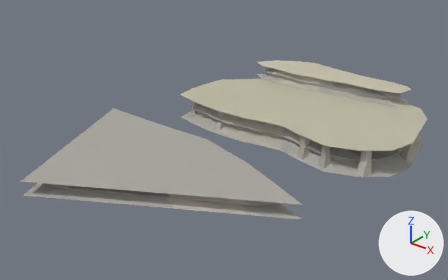
Two versions of the glTF model art-source/valoria/production/rock-terrain-family-v1/RockTerrainFamilyV1.glb, one commit apart.
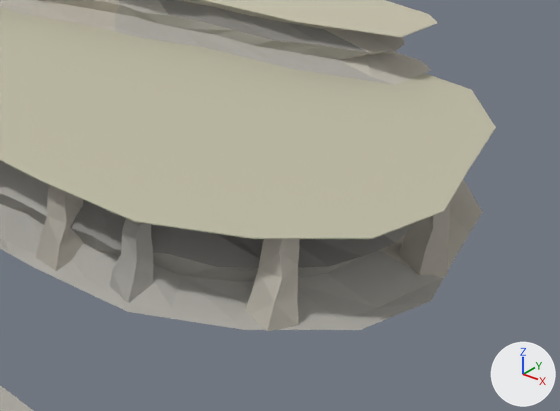
The first picture shows the older version from a 50 mm camera at (82.7, -136.8, 65.8) aimed at (-6.5, -25.3, -3.3). The close-ups show the older and then the newer version on the part from 64% to 100% of the width and 30% to 71% of the height of that picture. Only the edits that show in the close-ups are written down. Lighting does not change. The marker at lower right points along +X, +Y and +Z.

Names of what the first close-up shows: 'CliffShoulder_3', 'CliffShoulder_4', 'CliffShoulder_5', 'CliffShoulder_6', 'MainPlatform', 'PlayableGround', 'UpperTerraceCliff', 'UpperTerraceGround' and 1 more.
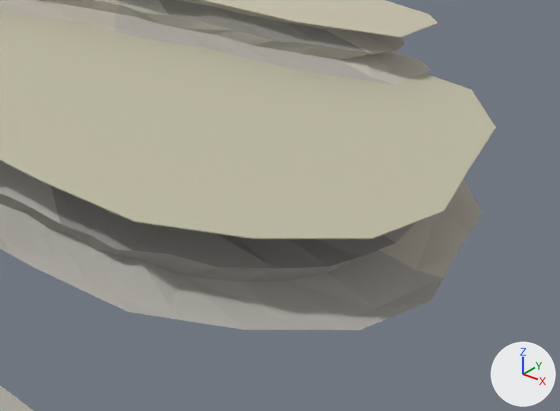
Location of each change, (x1, y1, x2, y2) in pixels of the close-ups (560 x 411 px):
'CliffShoulder_5', deleted
    before: (245, 239, 300, 331)
'CliffShoulder_3', deleted
    before: (35, 185, 84, 271)
'CliffShoulder_4', deleted
    before: (110, 218, 153, 303)
'CliffShoulder_6', deleted
    before: (398, 204, 450, 276)

What changed in the scene script:
```text
Remove ob_cliffshoulder_3:
    ob_cliffshoulder_3 = bpy.data.objects.new('CliffShoulder_3', me_cliffshoulder_3_rockbuttress_authored)
    ob_cliffshoulder_3.location = (0.0, 0.0, 0.0)
Remove ob_cliffshoulder_4:
    ob_cliffshoulder_4 = bpy.data.objects.new('CliffShoulder_4', me_cliffshoulder_4_rockbuttress_authored)
    ob_cliffshoulder_4.location = (0.0, 0.0, 0.0)
Remove ob_cliffshoulder_5:
    ob_cliffshoulder_5 = bpy.data.objects.new('CliffShoulder_5', me_cliffshoulder_5_rockbuttress_authored)
    ob_cliffshoulder_5.location = (0.0, 0.0, 0.0)
Remove ob_cliffshoulder_6:
    ob_cliffshoulder_6 = bpy.data.objects.new('CliffShoulder_6', me_cliffshoulder_6_rockbuttress_authored)
    ob_cliffshoulder_6.location = (0.0, 0.0, 0.0)
```
